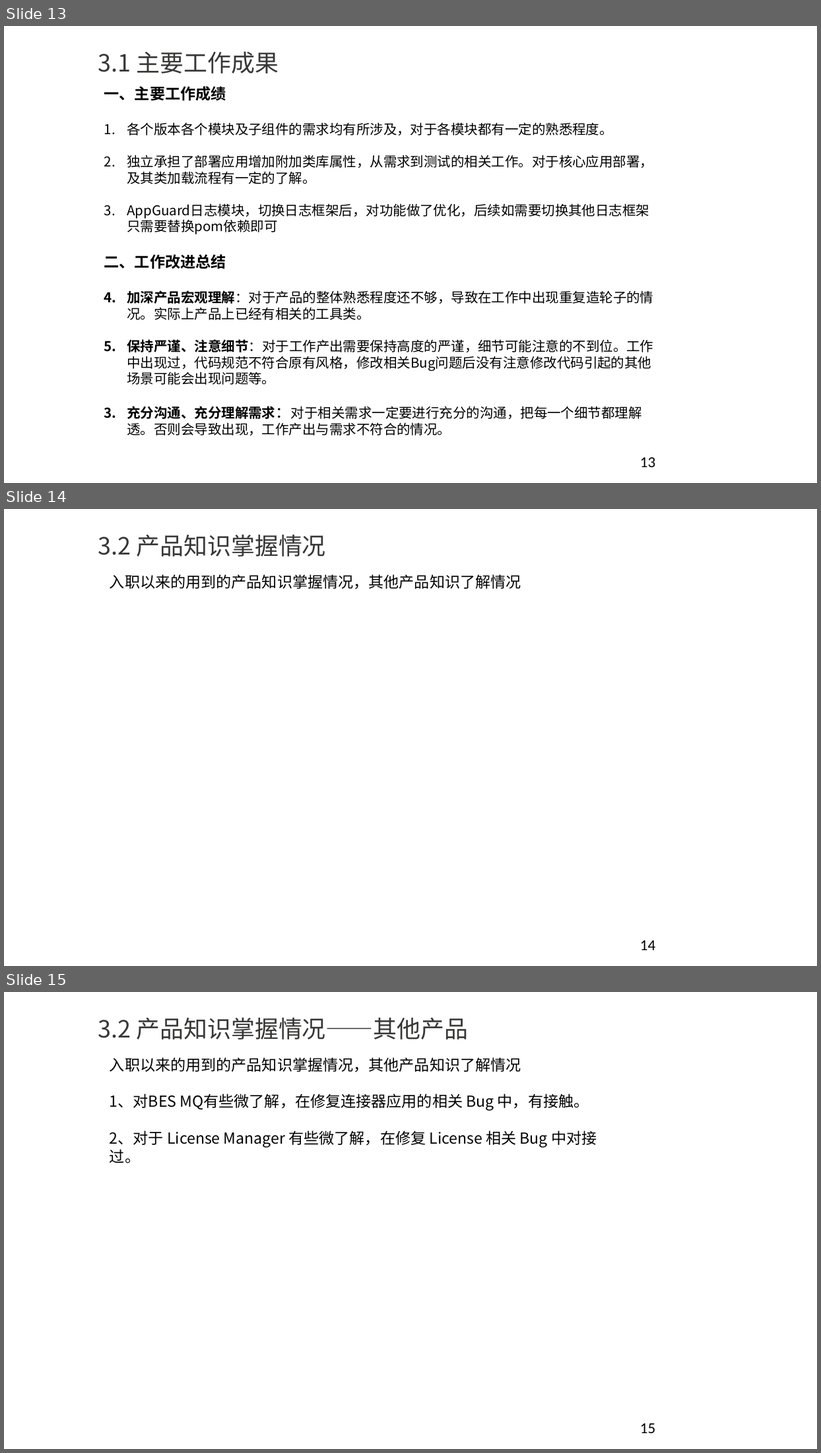
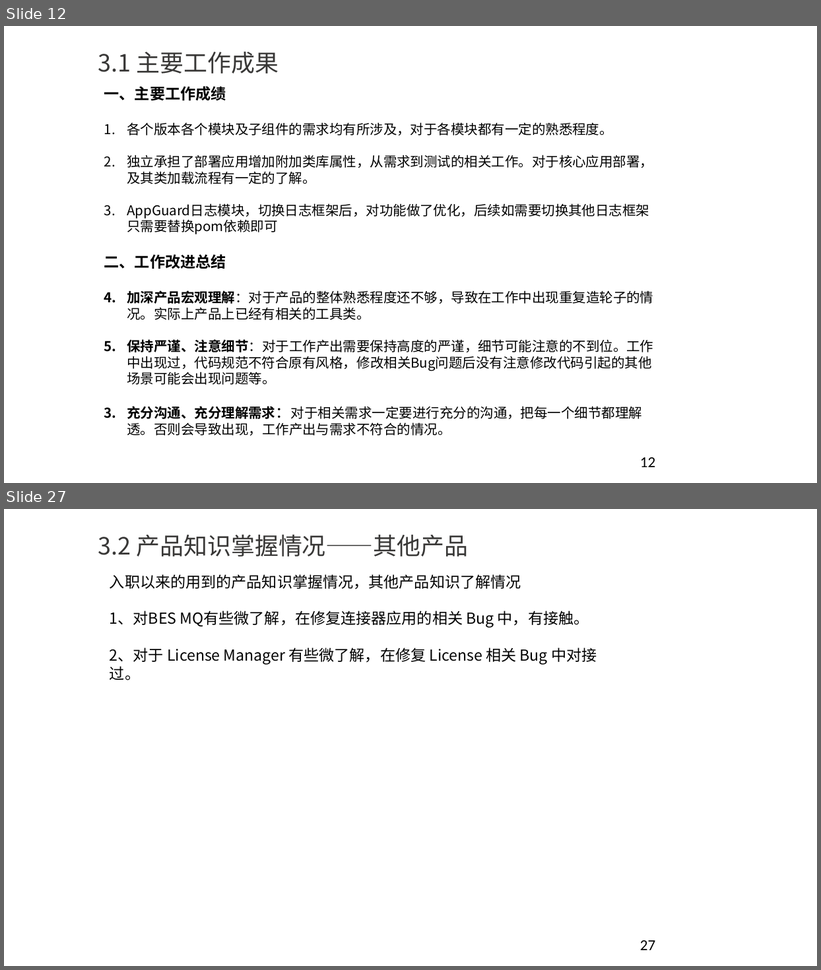
Before and after one commit to YouYouYouYouChe/Documents, a slide deck: 任职资格评审ppt-李世龙.pptx. Shown one above the other, each under a label of ours: slides 13, 14 and 15 before the commit, slides 12 and 27 after it; the slides between them are not shown. The pictures are 821x1453 and 821x970 pixels, drawn with LibreOffice and Linux fonts; fonts in the diff are those of the drawing; background and template pictures are left out. Boxes give left, top, right and bottom in pixels: in the first picture for what was removed or moved away, otherwise in the second. Text is boxed around its words. In the diff, an @@ line names an element or a change of style, - is before the commit and + after.

```diff
--- a/任职资格评审ppt-李世龙.pptx
+++ b/任职资格评审ppt-李世龙.pptx
@@ slide 14 removed at box(4, 509, 817, 966), background #FFFFFF @@
@@ title removed at box(98, 535, 326, 557) @@
-3.2 产品知识掌握情况
@@ text removed at box(110, 574, 521, 590) @@
-入职以来的用到的产品知识掌握情况，其他产品知识了解情况
@@ page number removed at box(640, 941, 655, 951) @@
-14
@@ what was slide 13 is now slide 12 @@
@@ page number at box(640, 458, 655, 468): text changed @@
-13
+12
@@ what was slide 15 is now slide 27 @@
@@ page number at box(640, 941, 655, 951): text changed @@
-15
+27
```
Also in this commit, not shown: 14 slides added, 1 other slide removed.
